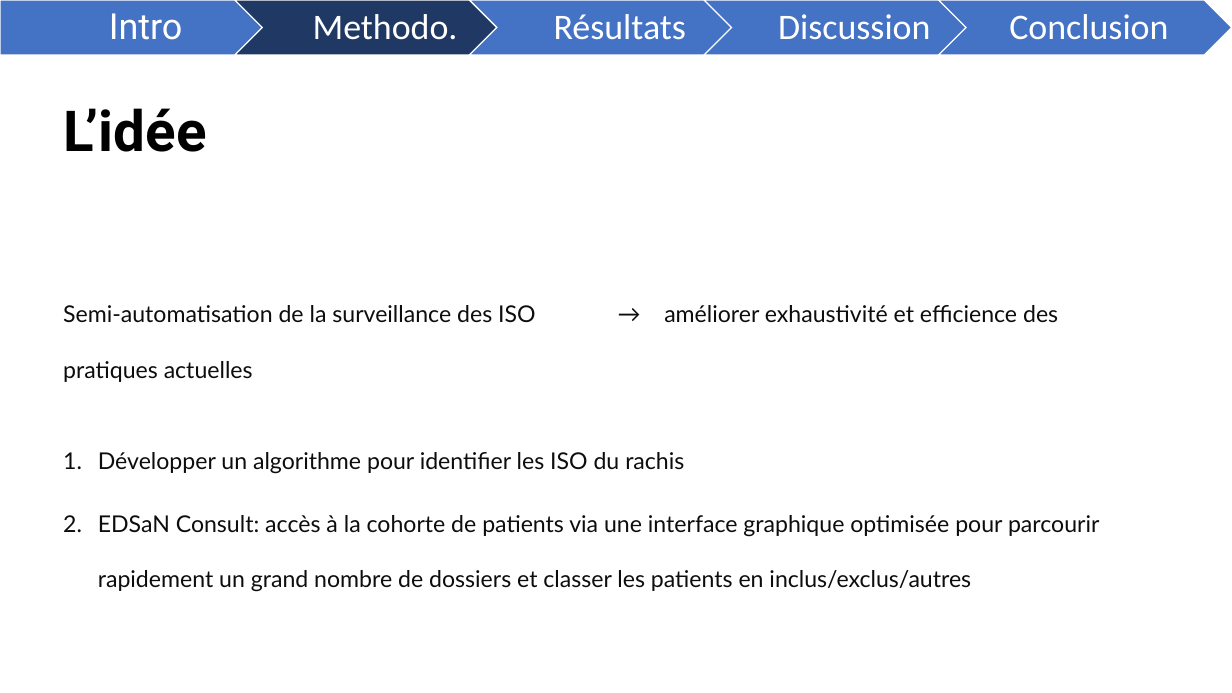
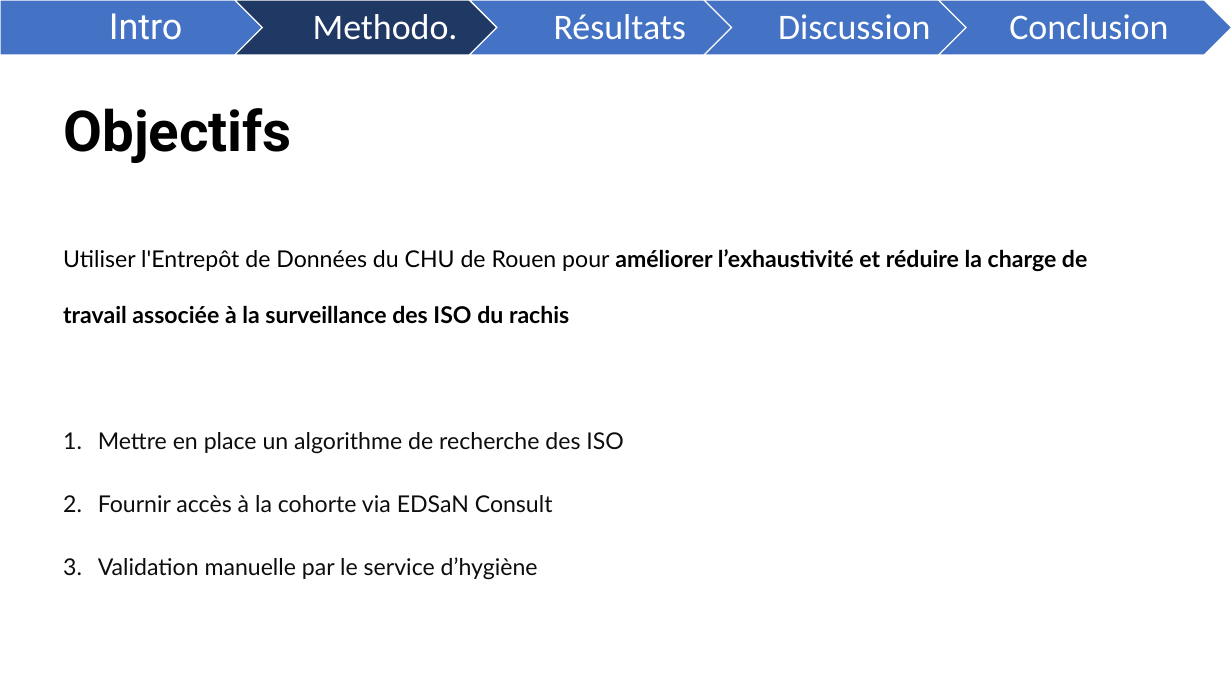
Before and after one commit to FrancescoMonti-source/theses_internes, a slide deck: slide 4 of memoire/reports/DÉTECTION SEMI-AUTOMATISÉE DES INFECTIONS POST-OPÉRATOIRES.pptx. Drawn at 1232x693 pixels with LibreOffice and Linux fonts; fonts in the diff are those of the drawing. Boxes give left, top, right and bottom in pixels: in the first picture for what was removed or moved away, otherwise in the second. Text is boxed around its words. In the diff, an @@ line names an element or a change of style, - is before the commit and + after.

```diff
--- a/memoire/reports/DÉTECTION SEMI-AUTOMATISÉE DES INFECTIONS POST-OPÉRATOIRES.pptx
+++ b/memoire/reports/DÉTECTION SEMI-AUTOMATISÉE DES INFECTIONS POST-OPÉRATOIRES.pptx
@@ title at (x1=63, y1=108, x2=292, y2=163): text changed @@
-L’idée
+Objectifs
@@ text at (x1=63, y1=249, x2=1087, y2=580): text changed; text colour #0D0D0D to #000000 @@
-Semi-automatisation de la surveillance des ISO → améliorer exhaustivité et efficience des pratiques actuelles
-1. Développer un algorithme pour identifier les ISO du rachis
-2. EDSaN Consult: accès à la cohorte de patients via une interface graphique optimisée pour parcourir rapidement un grand nombre de dossiers et classer les patients en inclus/exclus/autres
+Utiliser l'Entrepôt de Données du CHU de Rouen pour améliorer l’exhaustivité et réduire la charge de travail associée à la surveillance des ISO du rachis
+1. Mettre en place un algorithme de recherche des ISO
+2. Fournir accès à la cohorte via EDSaN Consult
+3. Validation manuelle par le service d’hygiène
```
Also in this commit, not shown: 7 other slides changed, 1 slide added, 1 slide removed.
